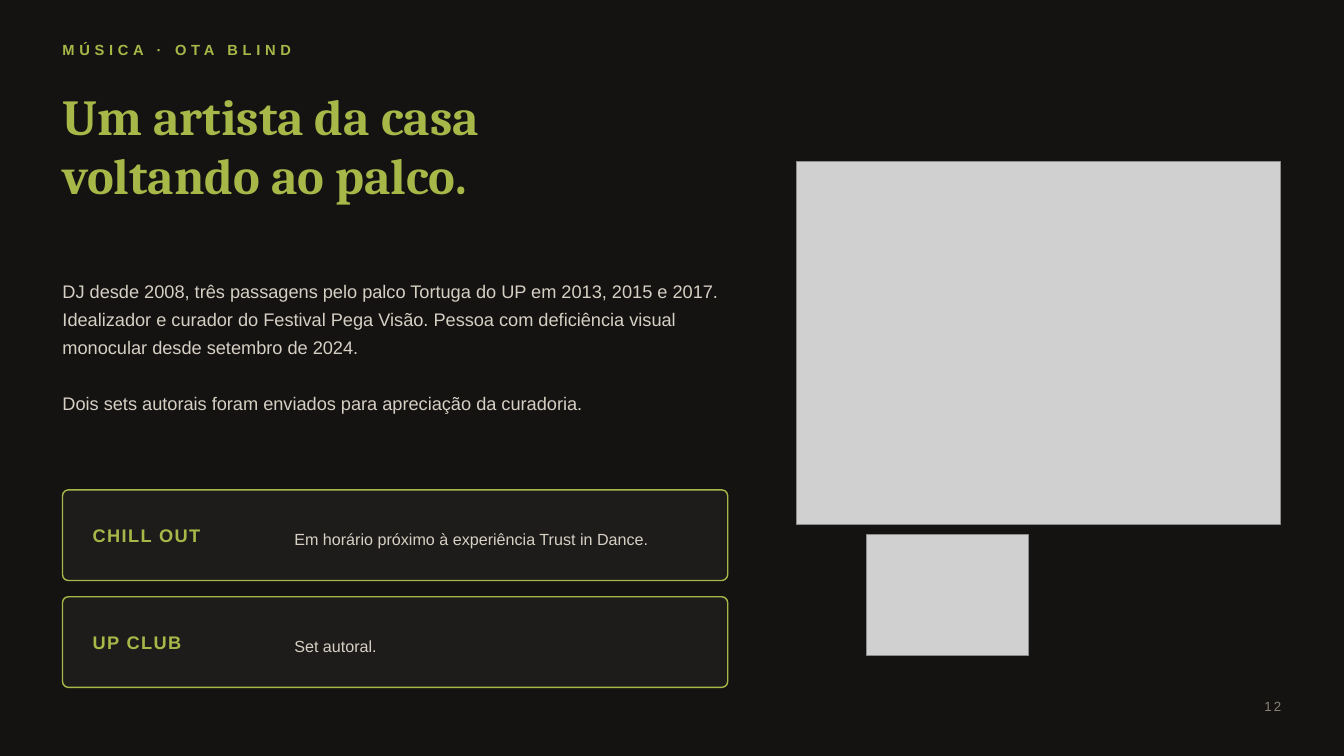
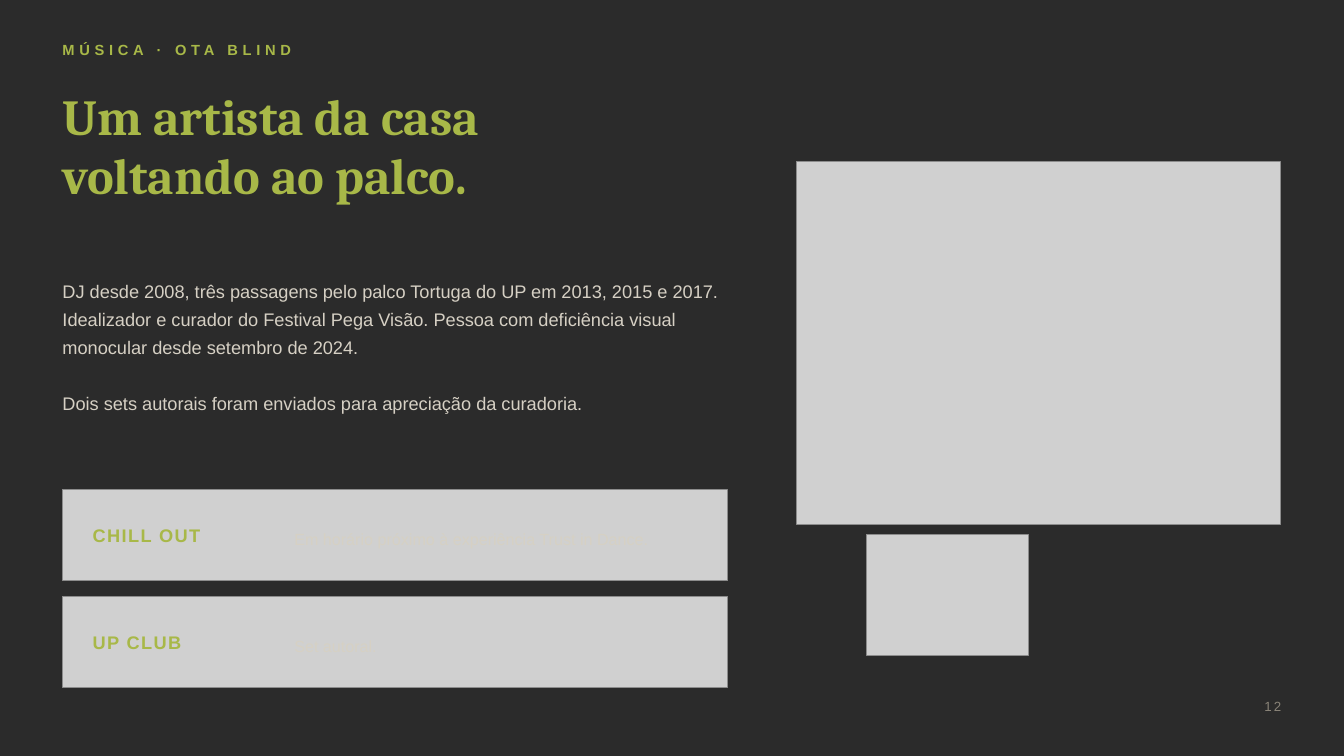
Before and after one commit to loxbmuniz-eng/pega-visao, a slide deck: slide 12 of entregaveis/PEGA_VISAO_x_UP19_PITCH_DECK.pptx. Drawn at 1344x756 pixels with LibreOffice and Linux fonts; fonts in the diff are those of the drawing; grey boxes stand for pictures; background and template pictures are left out; a plain dark background stands for a picture behind light text. Boxes give left, top, right and bottom in pixels: in the first picture for what was removed or moved away, otherwise in the second. Text is boxed around its words. In the diff, an @@ line names an element or a change of style, - is before the commit and + after.

```diff
--- a/entregaveis/PEGA_VISAO_x_UP19_PITCH_DECK.pptx
+++ b/entregaveis/PEGA_VISAO_x_UP19_PITCH_DECK.pptx
@@ background #141312 to picture (left out) @@
@@ rounded rectangle removed at (63,490,728,581) @@
@@ picture added at (63,490,728,581) @@
@@ rounded rectangle removed at (63,597,728,688) @@
@@ picture added at (63,597,728,688) @@
```
Also in this commit, not shown: 16 other slides changed, 36 other files.
